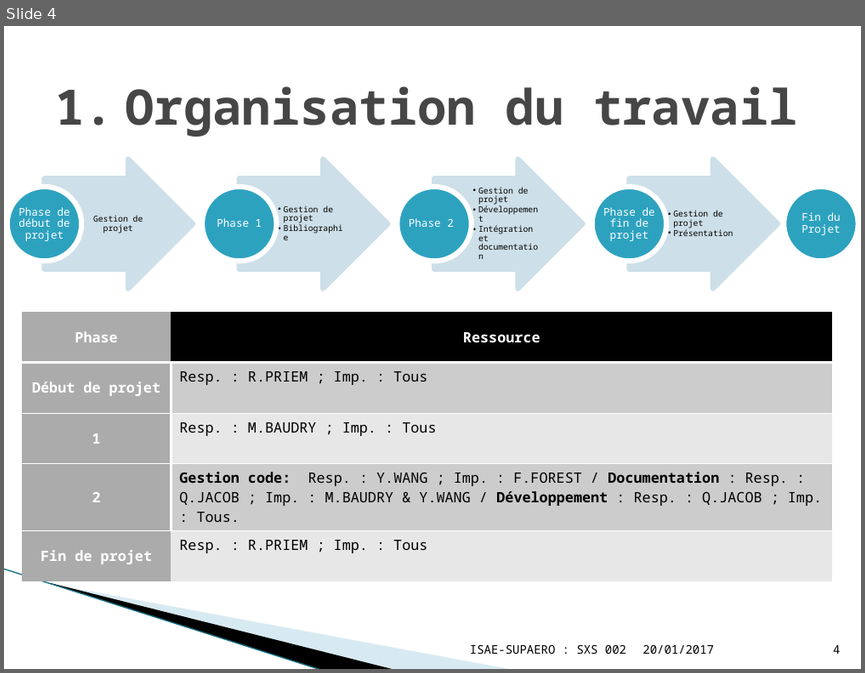
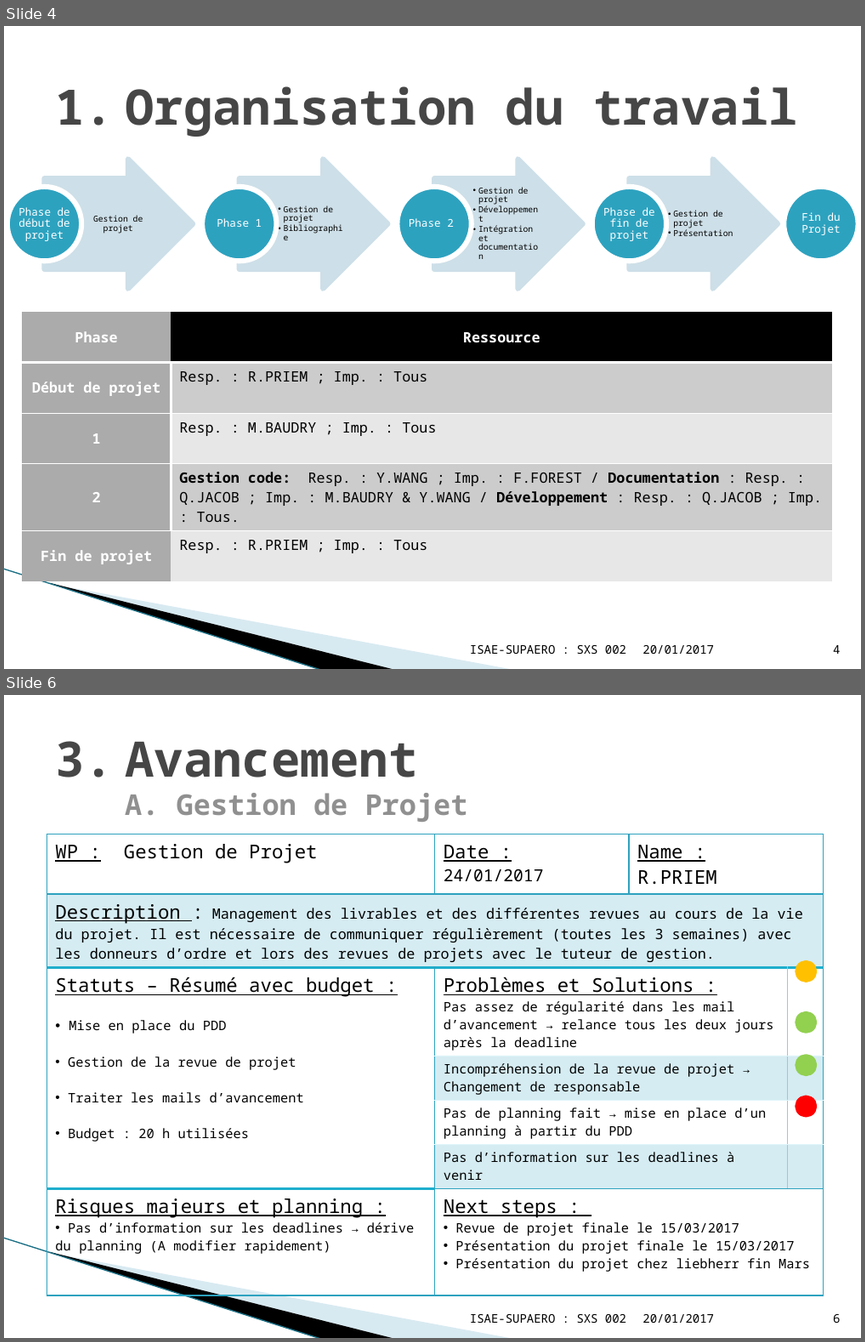
Before and after one commit to YuanxiangFranck/PIE_ISAE_Essais_Vol, a slide deck: gestion_projet/Project_Review03022017.pptx. Shown one above the other, each under a label of ours: slide 4 before the commit, slides 4 and 6 after it; the slides between them are not shown. The pictures are 865x673 and 865x1342 pixels, drawn with LibreOffice and Linux fonts; fonts in the diff are those of the drawing; background and template pictures are left out. Boxes give left, top, right and bottom in pixels: in the first picture for what was removed or moved away, otherwise in the second. Text is boxed around its words. In the diff, an @@ line names an element or a change of style, - is before the commit and + after.

Commit message:
Ajout des parties gestion de projet et Gestion du code

```diff
--- a/gestion_projet/Project_Review03022017.pptx
+++ b/gestion_projet/Project_Review03022017.pptx
@@ slide 6 added at box(4, 695, 861, 1338), background #FFFFFF; not listed: 3 template elements that a slide beside it also shows @@
@@ title added at box(125, 742, 468, 822), 24 pt, text #909090, bold @@
+3. Avancement
+   A. Gestion de Projet
@@ table added at box(46, 834, 823, 1275), 7 rows, 4 columns @@
+WP : Gestion de Projet | Date : 24/01/2017 | Name : R.PRIEM | 
+Description : Management des livrables et des différentes revues au cours de la vie du projet. Il est nécessaire de communiquer régulièrement (toutes les 3 semaines) avec les donneurs d’ordre et lors des revues de projets avec le tuteur de gestion. |  |  | 
+Statuts – Résumé avec budget : / Mise en place du PDD / Gestion de la revue de projet / Traiter les mails d’avancement / Budget : 20 h utilisées | Problèmes et Solutions : / Pas assez de régularité dans les mail d’avancement → relance tous les deux jours après la deadline |  | 
+ | Incompréhension de la revue de projet → Changement de responsable |  | 
+ | Pas de planning fait → mise en place d’un planning à partir du PDD |  | 
+ | Pas d’information sur les deadlines à venir |  | 
+Risques majeurs et planning : / Pas d’information sur les deadlines → dérive du planning (A modifier rapidement) | Next steps : / Revue de projet finale le 15/03/2017 / Présentation du projet finale le 15/03/2017 / Présentation du projet chez liebherr fin Mars |  | 
@@ ellipse added at box(797, 962, 815, 980), fill #FFC000, outline #FFC000 4.33 pt @@
@@ ellipse added at box(797, 1014, 815, 1031), fill #92D050, outline #92D050 4.33 pt @@
@@ ellipse added at box(797, 1056, 815, 1074), fill #92D050, outline #92D050 4.33 pt @@
@@ ellipse added at box(797, 1098, 815, 1115), fill #FF0000, outline #FF0000 4.33 pt @@
@@ text added at box(470, 1314, 626, 1322), 10 pt, text #000000 @@
+ISAE-SUPAERO : SXS 002
@@ text added at box(642, 1314, 714, 1322), 10 pt, text #000000 @@
+20/01/2017
@@ page number added at box(833, 1314, 840, 1322), 10 pt, text #000000 @@
+6
```
Also in this commit, not shown: 4 slides changed, 6 other slides added, 3 other files.
